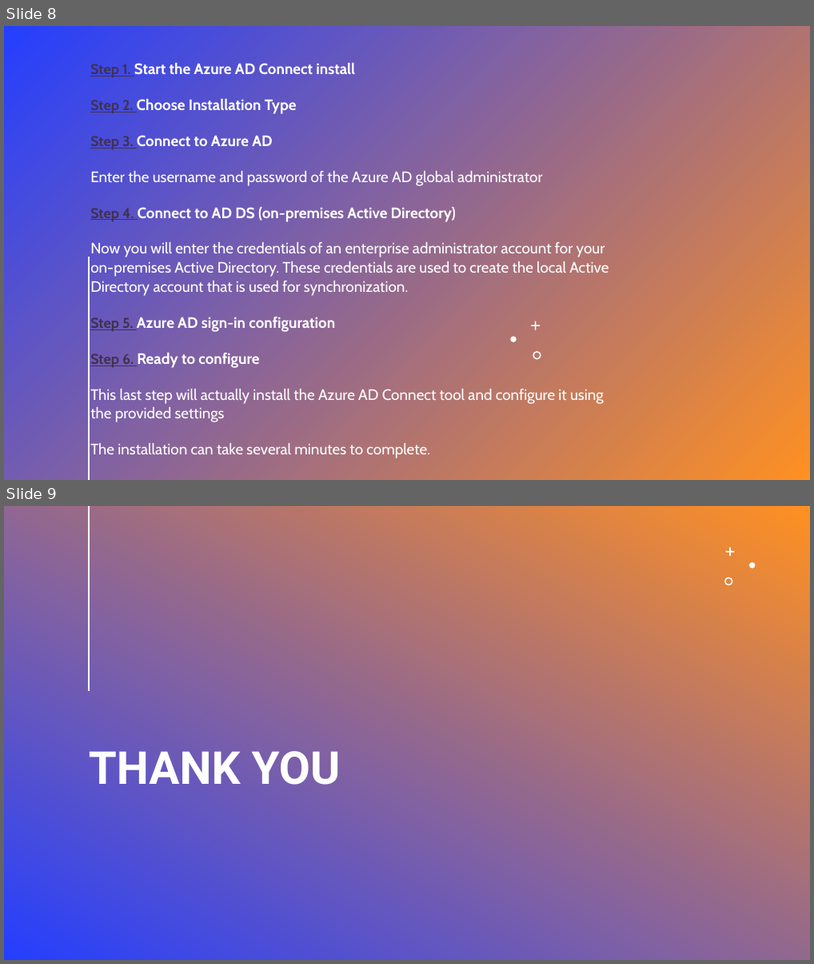
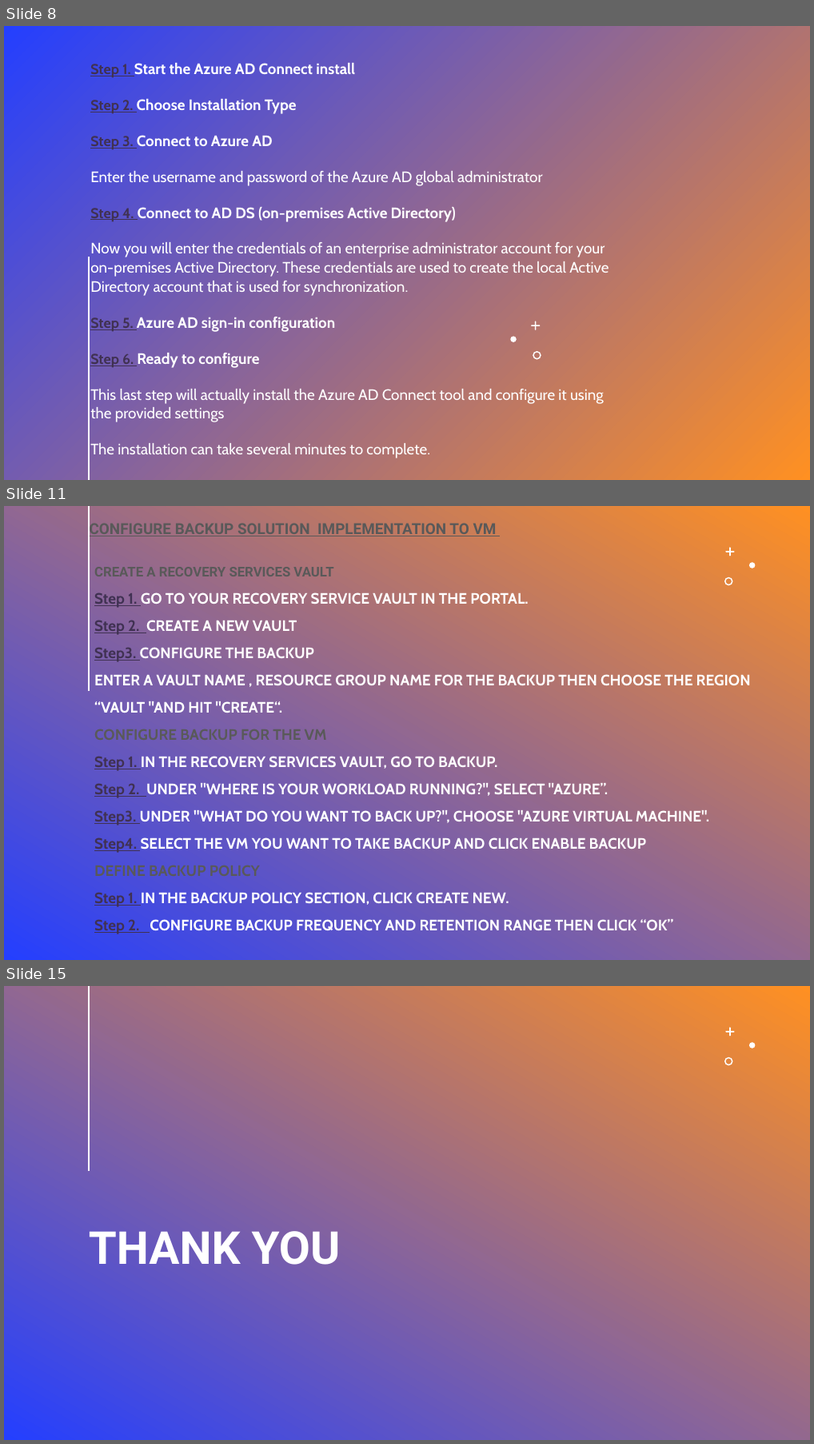
Before and after one commit to ahmedmortadasayed/Azure-cloud-solution-ONL2_ISS1_G1-, a slide deck: Final Presentation.pptx. Shown one above the other, each under a label of ours: slides 8 and 9 before the commit, slides 8, 11 and 15 after it; the slides between them are not shown. The pictures are 814x964 and 814x1444 pixels, drawn with LibreOffice and Linux fonts; fonts in the diff are those of the drawing. Boxes give left, top, right and bottom in pixels: in the first picture for what was removed or moved away, otherwise in the second. Text is boxed around its words. In the diff, an @@ line names an element or a change of style, - is before the commit and + after.

```diff
--- a/Final Presentation.pptx
+++ b/Final Presentation.pptx
@@ slide 11 added at (4, 506, 810, 960), background gradient #243FFF to #FF9022; not listed: 4 template elements that a slide beside it also shows @@
@@ subtitle added at (90, 523, 497, 536), 18 pt, text #595959, bold, underline @@
+CONFIGURE BACKUP SOLUTION IMPLEMENTATION TO VM
@@ title added at (94, 567, 751, 934), 18 pt, text #FFFFFF, bold @@
+CREATE A RECOVERY SERVICES VAULT
+Step 1. GO TO YOUR RECOVERY SERVICE VAULT IN THE PORTAL.
+Step 2. CREATE A NEW VAULT
+Step3. CONFIGURE THE BACKUP
+ENTER A VAULT NAME , RESOURCE GROUP NAME FOR THE BACKUP THEN CHOOSE THE REGION
+“VAULT "AND HIT "CREATE“.
+CONFIGURE BACKUP FOR THE VM
+Step 1. IN THE RECOVERY SERVICES VAULT, GO TO BACKUP.
+Step 2. UNDER "WHERE IS YOUR WORKLOAD RUNNING?", SELECT "AZURE”.
+Step3. UNDER "WHAT DO YOU WANT TO BACK UP?", CHOOSE "AZURE VIRTUAL MACHINE".
+Step4. SELECT THE VM YOU WANT TO TAKE BACKUP AND CLICK ENABLE BACKUP
+DEFINE BACKUP POLICY
+Step 1. IN THE BACKUP POLICY SECTION, CLICK CREATE NEW.
+Step 2. CONFIGURE BACKUP FREQUENCY AND RETENTION RANGE THEN CLICK “OK”
@@ what was slide 9 is now slide 15 @@
```
Also in this commit, not shown: 5 other slides added, 5 other files.
